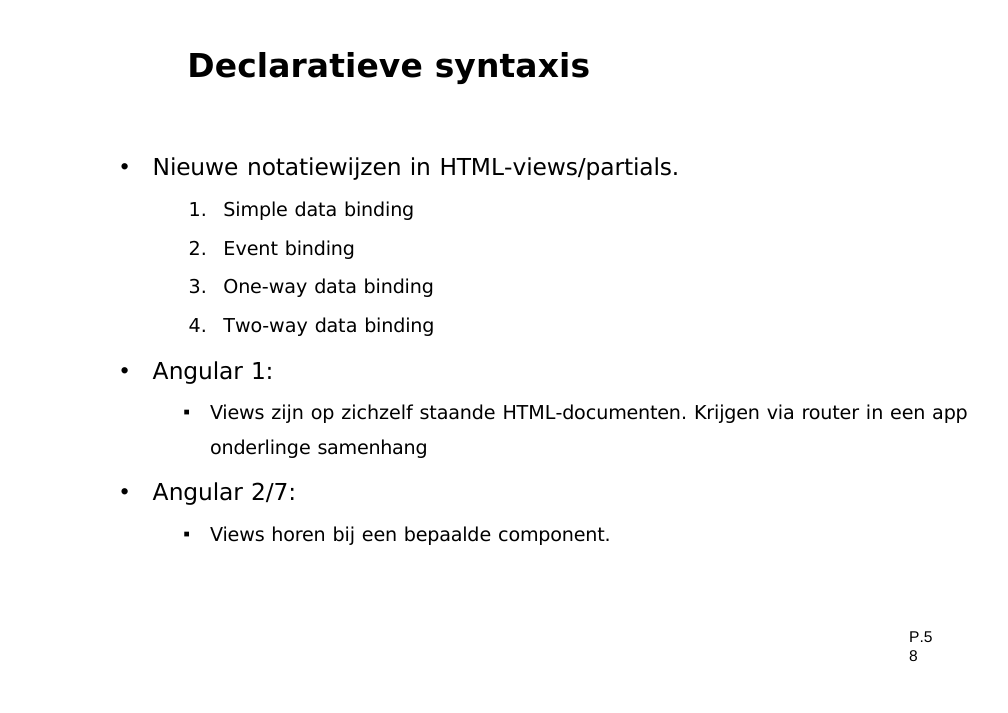
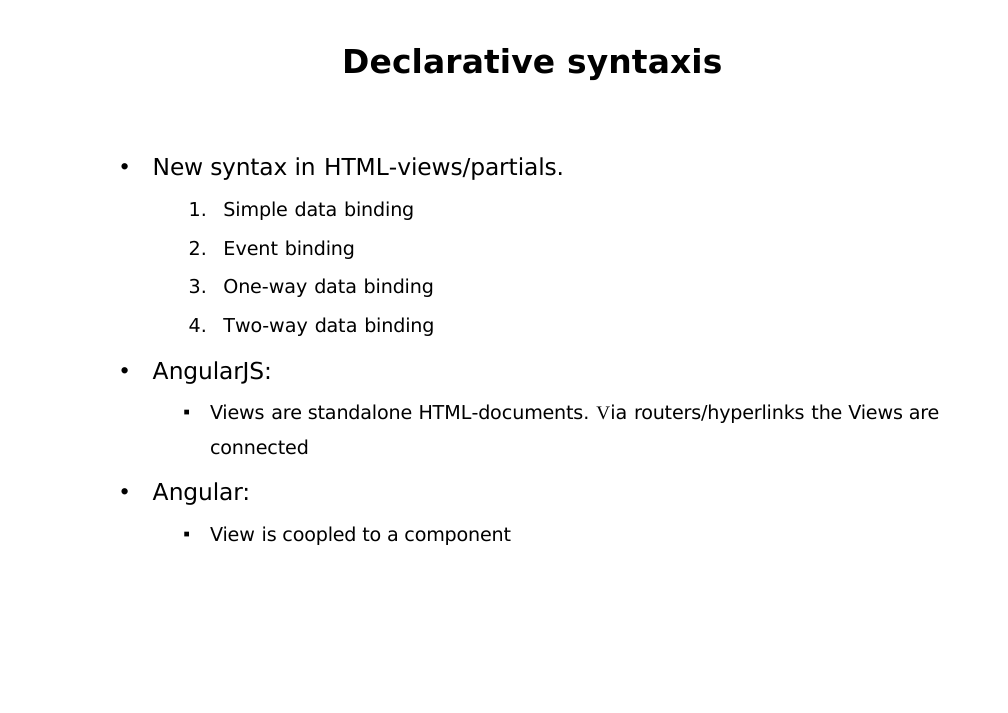
Before and after one commit to petereijgermans11/workshop-angular10, a slide deck: slide 3 of PPT/02- Angular Databinding.pptx. Drawn at 1008x713 pixels with LibreOffice and Linux fonts; fonts in the diff are those of the drawing. Boxes give left, top, right and bottom in pixels: in the first picture for what was removed or moved away, otherwise in the second. Text is boxed around its words. In the diff, an @@ line names an element or a change of style, - is before the commit and + after.

```diff
--- a/PPT/02- Angular Databinding.pptx
+++ b/PPT/02- Angular Databinding.pptx
@@ title at (342, 48, 722, 80): text changed @@
-Declaratieve syntaxis
+Declarative syntaxis
@@ text at (153, 157, 564, 180): text changed @@
-• Nieuwe notatiewijzen in HTML-views/partials.
+• New syntax in HTML-views/partials.
@@ text at (153, 361, 940, 545): text changed @@
-• Angular 1:
-▪ Views zijn op zichzelf staande HTML-documenten. Krijgen via router in een app onderlinge samenhang
-• Angular 2/7:
-  ▪ Views horen bij een bepaalde component.
+• AngularJS:
+▪ Views are standalone HTML-documents. Via routers/hyperlinks the Views are connected
+• Angular:
+  ▪ View is coopled to a component
@@ text removed at (909, 631, 932, 642) @@
-P.58
```
Also in this commit, not shown: 34 other slides changed, 1 slide added, 4 slides removed, 7 other files.
